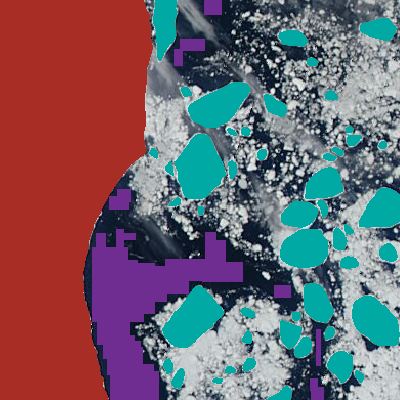
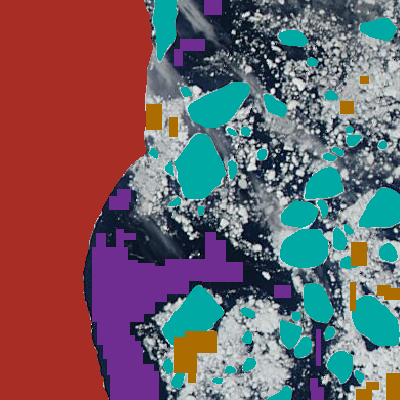
Before/after of a 400x400 layered artwork. What changed in the layer stack:
added layer "ice samples" (2nd of 2) above "water" over [146, 76, 400, 400]
